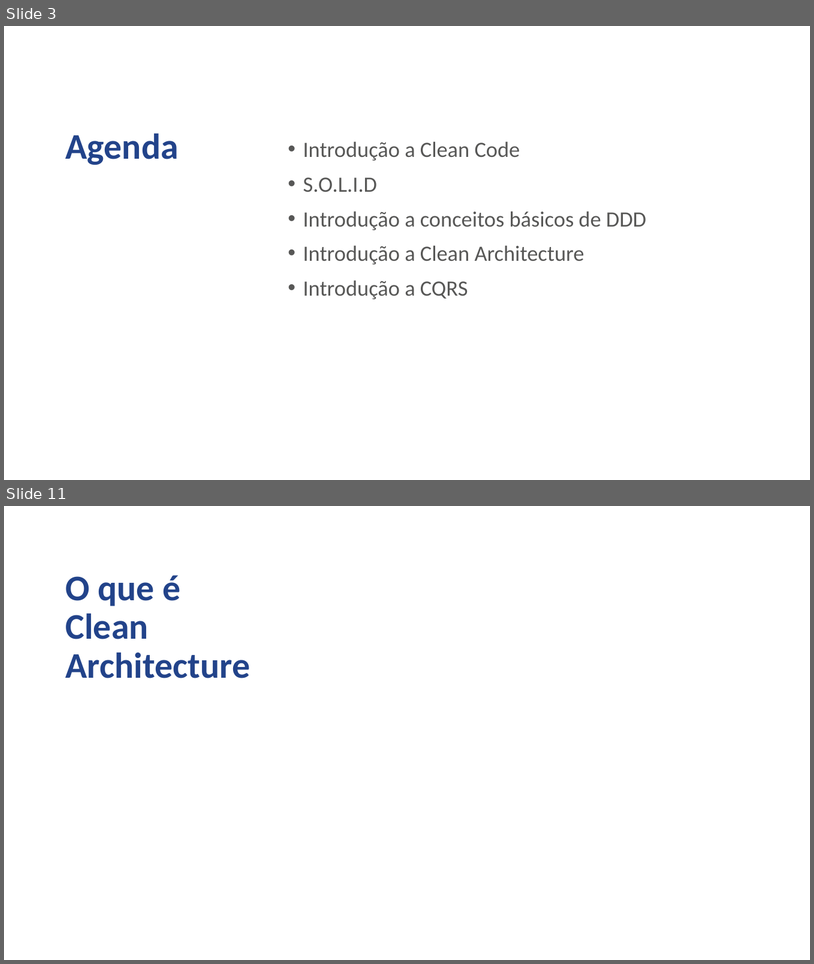
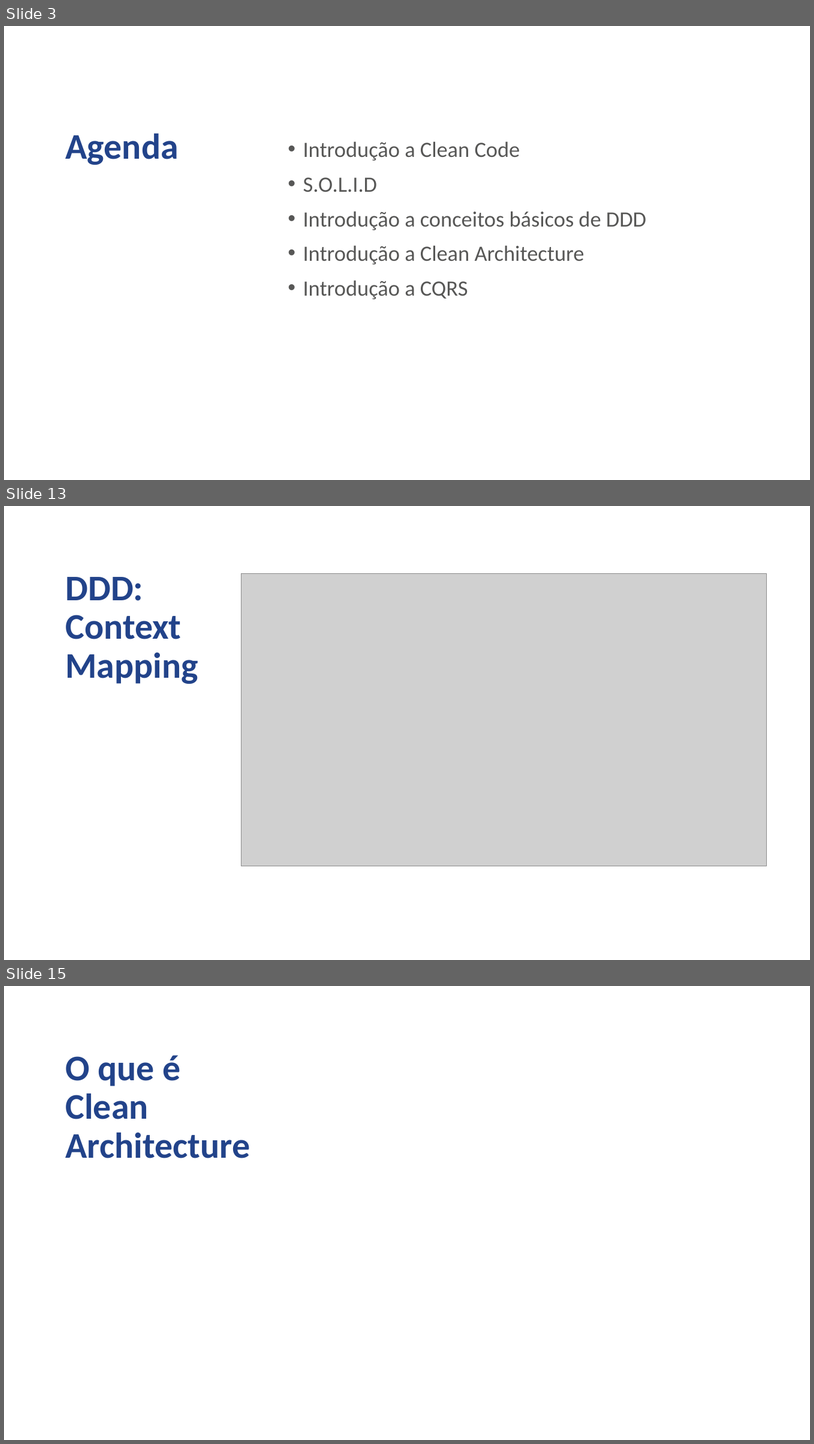
Before and after one commit to jcmdsbr/five-workshop-real-apps, a slide deck: docs/treinamento-estagiarios-five.pptx. Shown one above the other, each under a label of ours: slides 3 and 11 before the commit, slides 3, 13 and 15 after it; the slides between them are not shown. The pictures are 814x964 and 814x1444 pixels, drawn with LibreOffice and Linux fonts; fonts in the diff are those of the drawing; grey boxes stand for pictures; background and template pictures are left out. Boxes give left, top, right and bottom in pixels: in the first picture for what was removed or moved away, otherwise in the second. Text is boxed around its words. In the diff, an @@ line names an element or a change of style, - is before the commit and + after.

```diff
--- a/docs/treinamento-estagiarios-five.pptx
+++ b/docs/treinamento-estagiarios-five.pptx
@@ slide 13 added at [4,506,810,960], background picture (left out) @@
@@ text added at [65,577,198,684], 42.9 pt, text #22438A, bold @@
+DDD:
+Context
+Mapping
@@ picture added at [241,574,767,865] @@
@@ what was slide 11 is now slide 15 @@
```
Also in this commit, not shown: 7 slides changed, 4 other slides added, 1 slide removed.
